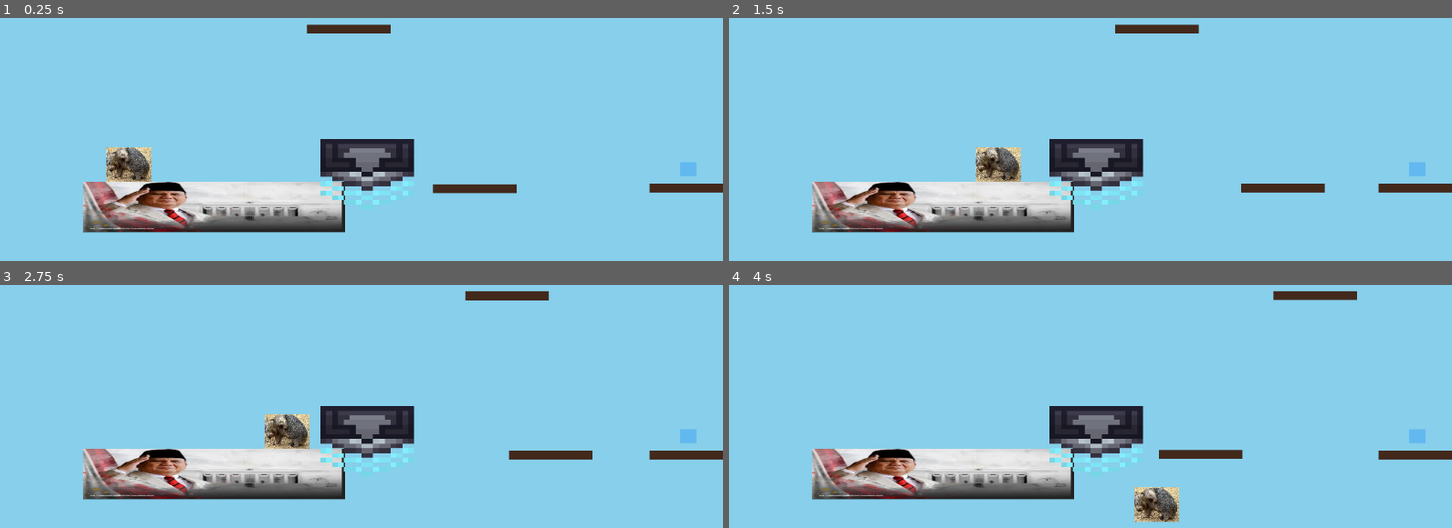
Above: before the commit, frames 1-4 (two rows, left to right).
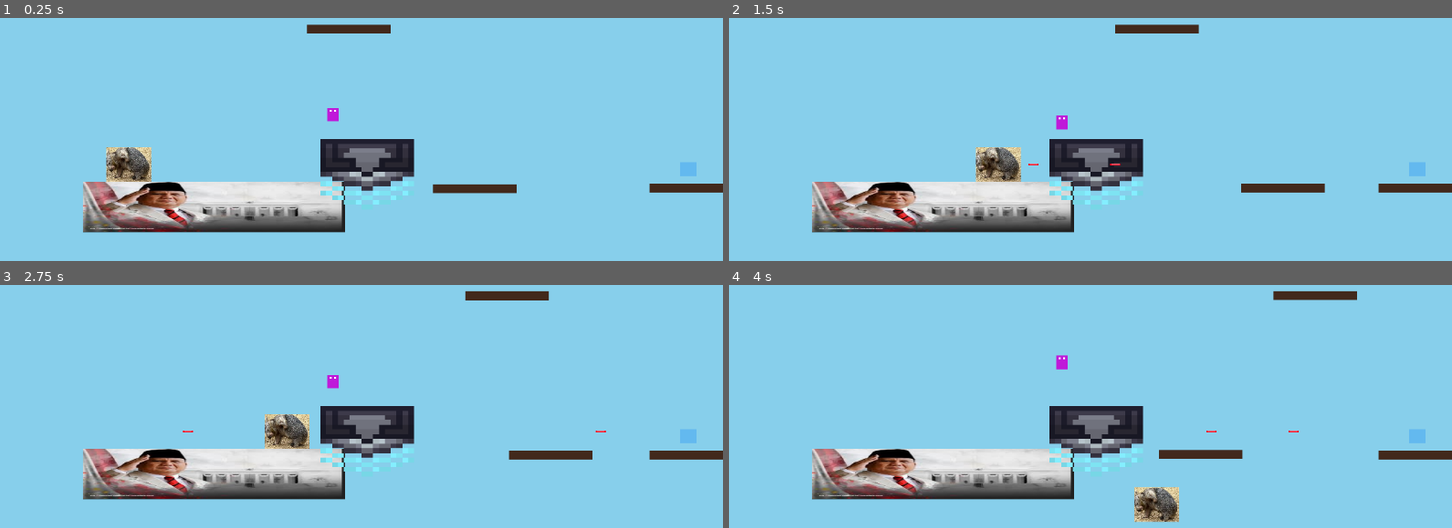
Above: after the commit, the same moments.

Repository: rafiathallah3/Reverse-Poppy
Game: Godot game, scene res://game_manager.tscn
Same seed, same stepped clock (60 frames per second), same inputs: the game is played once before the commit and once after it.
Inputs:
- Up to frame 1 (0.25 s): no input
- Up to frame 2 (1.5 s): tap Enter at 0.5, 0.6 s; hold D (move_right) from 0.53 s (still down); tap Space (jump) at 0.77 s; tap Keypad Enter at 0.8, 1.35 s
- Up to frame 3 (2.75 s): tap Space (jump) at 1.52 s; tap Enter at 1.55, 2.1 s; release D (move_right) at 2.03 s; hold A (move_left) from 2.03 s (still down); tap Keypad Enter at 2.3 s
- Up to frame 4 (4 s): release A (move_left) at 2.78 s; hold D (move_right) from 2.78 s (still down); tap Keypad Enter at 2.85, 3.8 s; tap Space (jump) at 3.02, 3.77 s; tap Enter at 3.05, 3.6 s

The runs differ from the first frame. In frame 1, less than 0.1% of the frame differs, in the area x 45-47%, y 37-43%; in frame 2, 0.1%, in the area x 41-55%, y 40-61%; in frame 3, 0.1%; in frame 4, 0.1%.

Commit message:
Shooting feature with enemy
Please delete later

Diff:
--- a/game_manager.tscn
+++ b/game_manager.tscn
@@ -7,6 +7,7 @@
 [ext_resource type="Texture2D" uid="uid://brtbomj4dfr6t" path="res://assets/floorsAndSuch_Spriite.png" id="4_shwjl"]
 [ext_resource type="Script" uid="uid://b1xre1ii15t4r" path="res://scripts/moving_platform.gd" id="5_moving_platform"]
 [ext_resource type="Script" uid="uid://d23ngeoiixwtv" path="res://scripts/time_trigger.gd" id="6_time_trigger"]
+[ext_resource type="Script" uid="uid://r4qq3va5bahb" path="res://scripts/enemy.gd" id="7_enemy"]
 
 [sub_resource type="RectangleShape2D" id="RectangleShape2D_eakoi"]
 size = Vector2(160, 133)
@@ -19,6 +20,9 @@
 
 [sub_resource type="CircleShape2D" id="CircleShape2D_trigger"]
 radius = 60.0
+
+[sub_resource type="RectangleShape2D" id="RectangleShape2D_enemy"]
+size = Vector2(40, 60)
 
 [sub_resource type="AtlasTexture" id="AtlasTexture_smx3j"]
 atlas = ExtResource("2_o2178")
@@ -205,6 +209,33 @@
 size_flags_horizontal = 3
 text = "RESUME"
 
+[node name="Enemy1" type="CharacterBody2D" parent="." unique_id=548338183]
+position = Vector2(300, -300)
+script = ExtResource("7_enemy")
+metadata/_edit_group_ = true
+
+[node name="BodyVisual" type="ColorRect" parent="Enemy1" unique_id=1356572107]
+offset_left = -20.0
+offset_top = -30.0
+offset_right = 20.0
+offset_bottom = 30.0
+color = Color(0.75, 0.1, 0.85, 1)
+
+[node name="EyeLeft" type="ColorRect" parent="Enemy1" unique_id=470426789]
+offset_left = -12.0
+offset_top = -22.0
+offset_right = -4.0
+offset_bottom = -14.0
+
+[node name="EyeRight" type="ColorRect" parent="Enemy1" unique_id=645384616]
+offset_left = 4.0
+offset_top = -22.0
+offset_right = 12.0
+offset_bottom = -14.0
+
+[node name="CollisionShape2D" type="CollisionShape2D" parent="Enemy1" unique_id=785727833]
+shape = SubResource("RectangleShape2D_enemy")
+
 [node name="AnimatedSprite2D" type="AnimatedSprite2D" parent="." unique_id=790929605]
 position = Vector2(422.72723, 47.2222)
 scale = Vector2(21.02273, 20.720722)
--- /dev/null
+++ b/scripts/bullet.gd
@@ -0,0 +1,93 @@
+extends Area2D
+
+@export var speed: float = 850.0
+@export var lifetime: float = 2.0
+
+var direction: Vector2 = Vector2.RIGHT
+
+func _ready() -> void:
+	# Add to groups
+	add_to_group("bullets")
+
+	# Create a visual representation: a modern, glowing neon red laser beam
+	var rect = ColorRect.new()
+	rect.color = Color(1.0, 0.0, 0.1, 1.0) # Vivid neon red
+	rect.size = Vector2(36, 10) # Larger size for high visibility
+	rect.position = -rect.size / 2.0 # Center the rect at bullet's position
+	add_child(rect)
+
+	# Add a subtle inner bright core to make it look extremely premium
+	var core_rect = ColorRect.new()
+	core_rect.color = Color(1.0, 0.9, 0.9, 1.0) # Bright rose-white core
+	core_rect.size = Vector2(28, 4) # Thicker inner core
+	core_rect.position = -core_rect.size / 2.0
+	add_child(core_rect)
+
+	# Create a physics collision shape matching the laser dimensions
+	var collision_shape = CollisionShape2D.new()
+	var shape = RectangleShape2D.new()
+	shape.size = rect.size
+	collision_shape.shape = shape
+	add_child(collision_shape)
+
+	# Connect the body entered signal for collision detection
+	body_entered.connect(_on_body_entered)
+
+func _physics_process(delta: float) -> void:
+	# Move the bullet forward
+	position += direction * speed * delta
+
+	# Countdown lifetime and remove if expired
+	lifetime -= delta
+	if lifetime <= 0.0:
+		queue_free()
+
+func _on_body_entered(body: Node2D) -> void:
+	# Ignore collisions with the Player or other bullets
+	if body.name.contains("Player") or body.is_in_group("bullets"):
+		return
+
+	# Spawn a beautiful premium impact burst
+	_spawn_impact_effect()
+
+	# If the hit body has a method for taking damage, we can call it (future scalability)
+	if body.has_method("take_damage"):
+		body.take_damage(1)
+
+	# Destroy the bullet
+	queue_free()
+
+func _spawn_impact_effect() -> void:
+	var effect = Node2D.new()
+	effect.global_position = global_position
+	get_parent().add_child(effect)
+
+	# Create an expanding shockwave ring
+	var line = Line2D.new()
+	line.points = _get_circle_points(12.0)
+	line.width = 4.0
+	line.default_color = Color(1.0, 0.0, 0.1, 0.9) # Neon red glowing impact
+	effect.add_child(line)
+
+	# Add an inner expanding ring
+	var inner_line = Line2D.new()
+	inner_line.points = _get_circle_points(7.0)
+	inner_line.width = 2.0
+	inner_line.default_color = Color(1.0, 0.9, 0.9, 1.0) # Bright core impact
+	effect.add_child(inner_line)
+
+	# Animate the shockwave using a smooth Tween
+	var tween = effect.create_tween()
+	tween.tween_property(line, "scale", Vector2(1.8, 1.8), 0.15)
+	tween.parallel().tween_property(line, "default_color:a", 0.0, 0.15)
+	tween.parallel().tween_property(inner_line, "scale", Vector2(2.2, 2.2), 0.15)
+	tween.parallel().tween_property(inner_line, "default_color:a", 0.0, 0.15)
+	tween.tween_callback(effect.queue_free)
+
+func _get_circle_points(radius: float) -> PackedVector2Array:
+	var points = PackedVector2Array()
+	var steps = 12
+	for i in range(steps + 1):
+		var angle = i * TAU / steps
+		points.append(Vector2(cos(angle), sin(angle)) * radius)
+	return points
--- /dev/null
+++ b/scripts/enemy.gd
@@ -0,0 +1,58 @@
+extends CharacterBody2D
+
+## How far up/down the enemy floats from its spawn point
+@export var float_amplitude: float = 120.0
+## How fast the enemy bobs up and down (cycles per second)
+@export var float_speed: float = 1.5
+
+var spawn_position: Vector2 = Vector2.ZERO
+var time_elapsed: float = 0.0
+
+func _ready() -> void:
+	add_to_group("enemies")
+	spawn_position = position
+
+func _physics_process(delta: float) -> void:
+	# Smooth sinusoidal floating motion — no gravity
+	time_elapsed += delta
+	position.y = spawn_position.y + sin(time_elapsed * float_speed * TAU) * float_amplitude
+
+func take_damage(_amount: int) -> void:
+	_spawn_death_effect()
+	queue_free()
+
+func _spawn_death_effect() -> void:
+	var effect = Node2D.new()
+	effect.global_position = global_position
+	get_parent().add_child(effect)
+
+	# Create multiple expanding rings for a dramatic death burst
+	var colors = [
+		Color(0.85, 0.15, 0.95, 0.9),  # Purple outer ring
+		Color(1.0, 0.3, 0.5, 0.9),     # Pink middle ring
+		Color(1.0, 1.0, 1.0, 1.0),     # White inner flash
+	]
+	var radii = [16.0, 10.0, 5.0]
+	var widths = [4.0, 3.0, 2.0]
+	var final_scales = [Vector2(3.0, 3.0), Vector2(2.5, 2.5), Vector2(2.0, 2.0)]
+
+	var tween = effect.create_tween()
+	for i in range(colors.size()):
+		var ring = Line2D.new()
+		ring.points = _get_circle_points(radii[i])
+		ring.width = widths[i]
+		ring.default_color = colors[i]
+		effect.add_child(ring)
+
+		tween.parallel().tween_property(ring, "scale", final_scales[i], 0.25)
+		tween.parallel().tween_property(ring, "default_color:a", 0.0, 0.25)
+
+	tween.tween_callback(effect.queue_free)
+
+func _get_circle_points(radius: float) -> PackedVector2Array:
+	var points = PackedVector2Array()
+	var steps = 16
+	for i in range(steps + 1):
+		var angle = i * TAU / steps
+		points.append(Vector2(cos(angle), sin(angle)) * radius)
+	return points
--- a/scripts/playerMovement_Testing.gd
+++ b/scripts/playerMovement_Testing.gd
@@ -17,9 +17,19 @@
 
 var is_paused: bool = false
 
+# Shooting System Configuration
+const BULLET_SCRIPT = preload("res://scripts/bullet.gd")
+@export var shoot_cooldown: float = 0.3
+
+var shoot_timer: float = 0.0
+var facing_direction: float = 1.0
+
 func _physics_process(delta):
 	if is_paused:
 		return
+
+	if shoot_timer > 0.0:
+		shoot_timer -= delta
 
 	if not is_on_floor():
 		if velocity.y > 0:
@@ -48,6 +58,7 @@
 	var direction = Input.get_axis("move_left", "move_right")
 
 	if direction != 0:
+		facing_direction = sign(direction)
 		velocity.x = move_toward(velocity.x, direction * SPEED, ACCELERATION * delta)
 	else:
 		velocity.x = move_toward(velocity.x, 0, FRICTION * delta)
@@ -59,3 +70,22 @@
 	# Reset velocity to 0 when paused so the player immediately stops moving
 	if paused:
 		velocity = Vector2.ZERO
+
+func _unhandled_input(event: InputEvent) -> void:
+	if is_paused:
+		return
+	if event is InputEventKey and event.pressed and not event.is_echo():
+		if event.keycode == KEY_ENTER or event.keycode == KEY_KP_ENTER:
+			shoot()
+
+func shoot() -> void:
+	if shoot_timer > 0.0:
+		return
+
+	shoot_timer = shoot_cooldown
+
+	var bullet = Area2D.new()
+	bullet.set_script(BULLET_SCRIPT)
+	bullet.direction = Vector2(facing_direction, 0.0)
+	get_parent().add_child(bullet)
+	bullet.global_position = global_position + Vector2(facing_direction * 40.0, 0.0)
Not shown, added: scripts/bullet.gd.uid
Not shown, added: scripts/enemy.gd.uid
